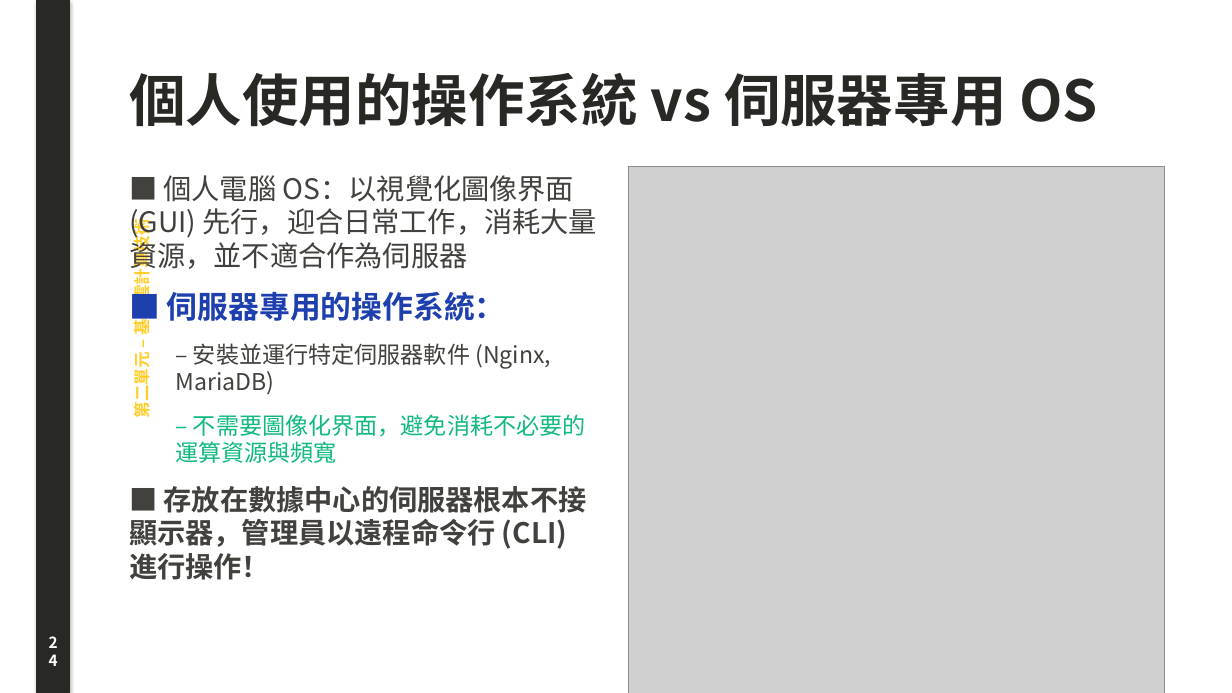
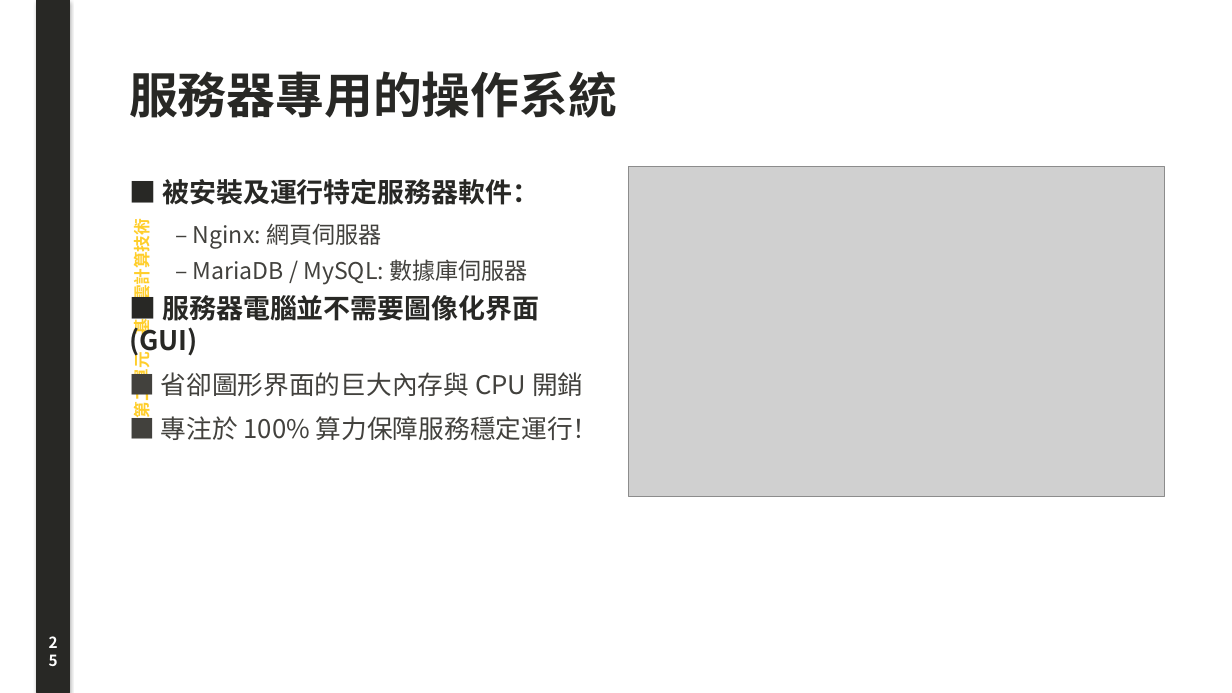
Before and after one commit to joe-ging/seed-cloud-curriculum, a slide deck: slide 25 of downloads/Deck01_Cloud_Foundations_Lecture_Note.pptx (slide 24 before the commit). Drawn at 1232x693 pixels with LibreOffice and Linux fonts; fonts in the diff are those of the drawing; grey boxes stand for pictures. Boxes give left, top, right and bottom in pixels: in the first picture for what was removed or moved away, otherwise in the second. Text is boxed around its words. In the diff, an @@ line names an element or a change of style, - is before the commit and + after.

Commit message:
feat: 100% faithful original deck layout with large pizza & real photos gallery

```diff
--- a/downloads/Deck01_Cloud_Foundations_Lecture_Note.pptx
+++ b/downloads/Deck01_Cloud_Foundations_Lecture_Note.pptx
@@ text at box(129, 71, 617, 118): text changed; size 44 to 38 pt @@
-個人使用的操作系統 vs 伺服器專用 OS
+服務器專用的操作系統
@@ text at box(129, 179, 599, 440): text changed; size 22 to 20 pt @@
-■ 個人電腦 OS：以視覺化圖像界面 (GUI) 先行，迎合日常工作，消耗大量資源，並不適合作為伺服器
-■ 伺服器專用的操作系統：
-  – 安裝並運行特定伺服器軟件 (Nginx, MariaDB)
-  – 不需要圖像化界面，避免消耗不必要的運算資源與頻寬
-■ 存放在數據中心的伺服器根本不接顯示器，管理員以遠程命令行 (CLI) 進行操作！
+■ 被安裝及運行特定服務器軟件：
+  – Nginx: 網頁伺服器
+  – MariaDB / MySQL: 數據庫伺服器
+■ 服務器電腦並不需要圖像化界面 (GUI)
+■ 省卻圖形界面的巨大內存與 CPU 開銷
+■ 專注於 100% 算力保障服務穩定運行！
@@ picture: place and size @@
-picture at box(628, 166, 1165, 693)
+picture at box(628, 166, 1165, 496)
@@ text at box(37, 628, 69, 665): text changed @@
-24
+25
```
Also in this commit, not shown: 23 other slides changed, 16 slides added, 16 slides removed, 42 other files.
